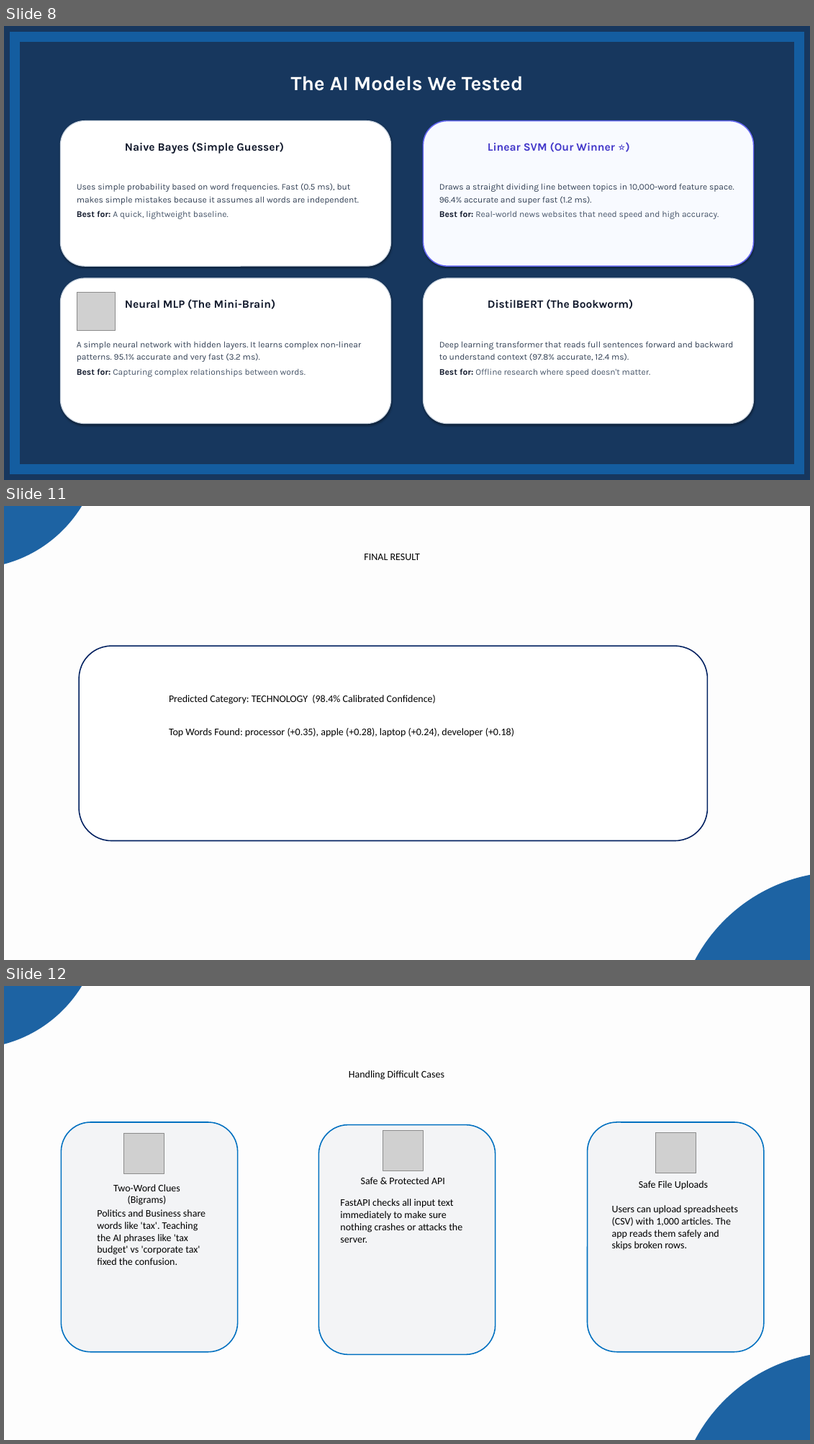
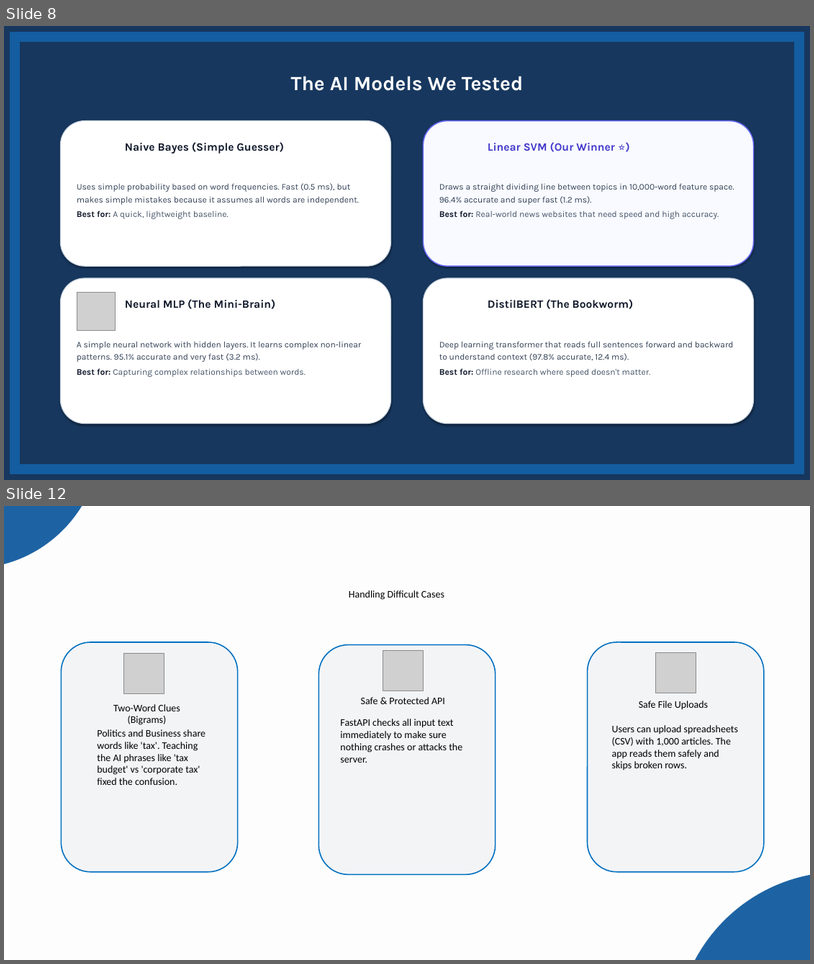
Before and after one commit to Abhijeet0848/NewsLens, a slide deck: docs/NewsScope_Presentation.pptx. Shown one above the other, each under a label of ours: slides 8, 11 and 12 before the commit, slides 8 and 12 after it; the slides between them are not shown. The pictures are 814x1444 and 814x964 pixels, drawn with LibreOffice and Linux fonts; fonts in the diff are those of the drawing; grey boxes stand for pictures. Boxes give left, top, right and bottom in pixels: in the first picture for what was removed or moved away, otherwise in the second. Text is boxed around its words. In the diff, an @@ line names an element or a change of style, - is before the commit and + after.

```diff
--- a/docs/NewsScope_Presentation.pptx
+++ b/docs/NewsScope_Presentation.pptx
@@ slide 11 removed at box(4, 506, 810, 960), background #FDFDFD @@
@@ freeform shape removed at box(4, 506, 101, 569) @@
@@ text removed at box(364, 554, 420, 560) @@
-FINAL RESULT
@@ rounded rectangle removed at box(79, 646, 707, 841) @@
@@ text removed at box(169, 695, 514, 737) @@
-Predicted Category: TECHNOLOGY (98.4% Calibrated Confidence)
-Top Words Found: processor (+0.35), apple (+0.28), laptop (+0.24), developer (+0.18)
@@ freeform shape removed at box(676, 872, 810, 960) @@
```
Also in this commit, not shown: 2 slides changed, 1 slide added, 2 other files.
